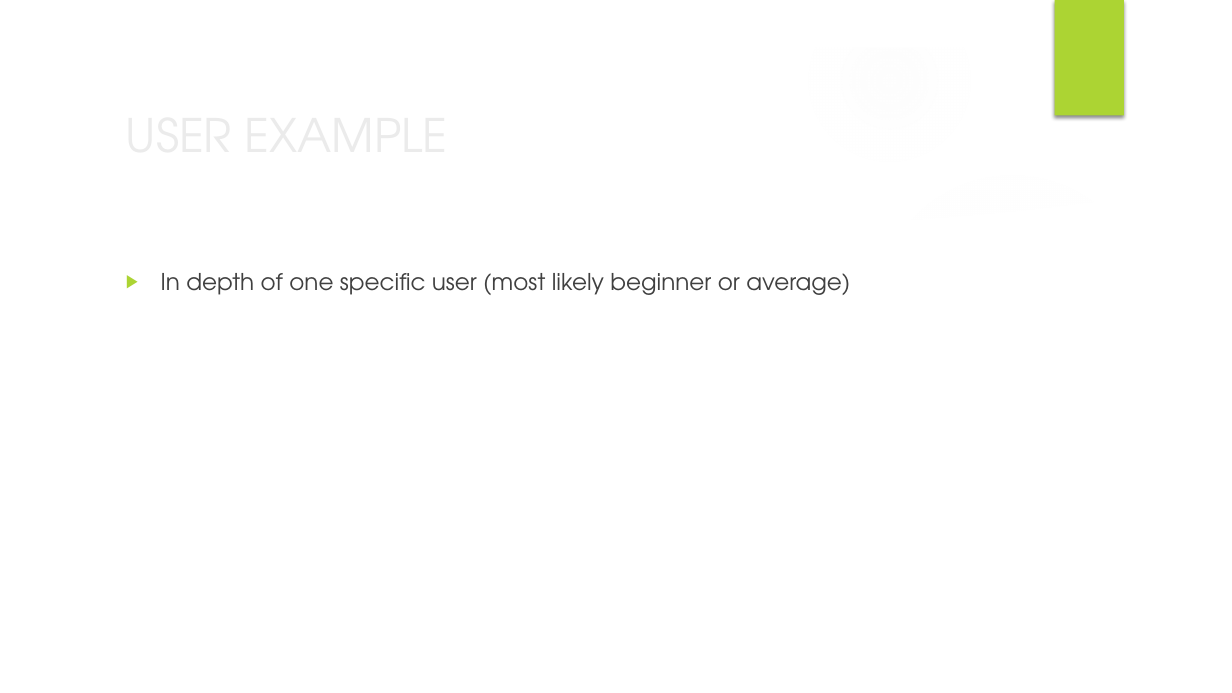
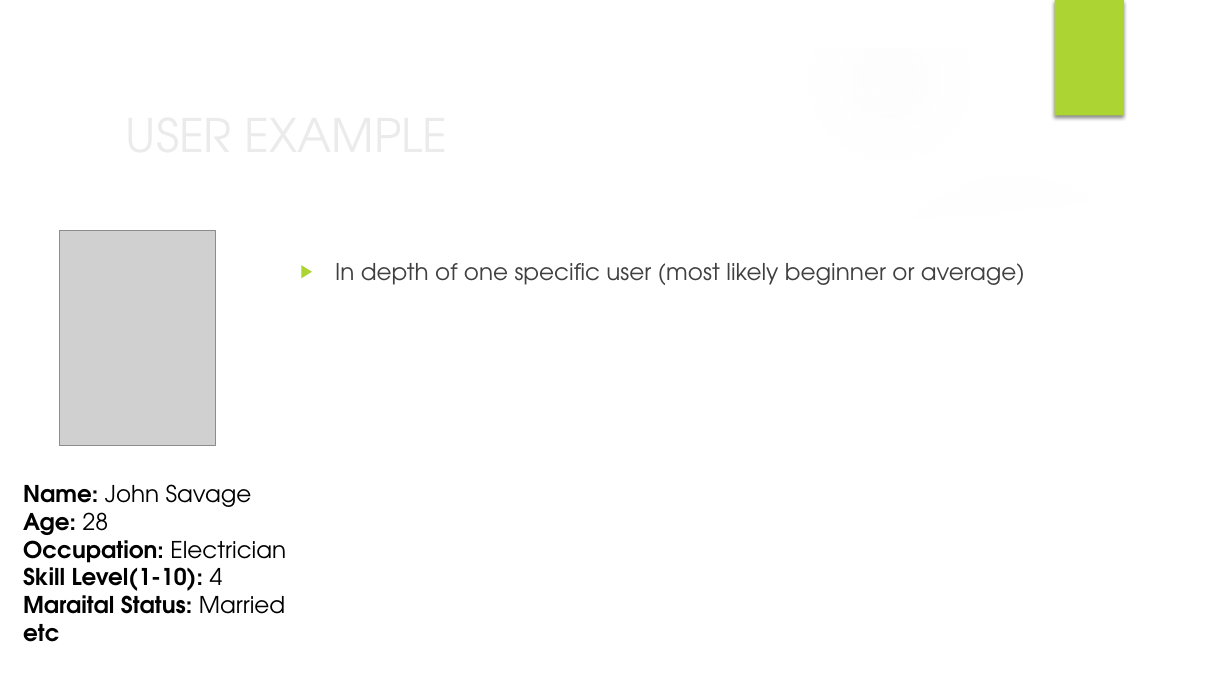
Before and after one commit to MarkByrneDKIT/SetStats, a slide deck: slide 6 of SetStats_lastRelease.pptx (slide 5 before the commit). Drawn at 1232x693 pixels with LibreOffice and Linux fonts; fonts in the diff are those of the drawing; grey boxes stand for pictures; background and template pictures are left out. Boxes give left, top, right and bottom in pixels: in the first picture for what was removed or moved away, otherwise in the second. Text is boxed around its words. In the diff, an @@ line names an element or a change of style, - is before the commit and + after.

Commit message:
Major update
Added system architecture page with details and database page.
Set up page for user profile.
Some details wrote about security.

```diff
--- a/SetStats_lastRelease.pptx
+++ b/SetStats_lastRelease.pptx
@@ picture added at bbox=[60, 230, 216, 445] @@
@@ text "In depth of one specific ...": place and size @@
-text "In depth of one specific ..." at bbox=[161, 273, 850, 295]
+text "In depth of one specific ..." at bbox=[335, 263, 1025, 285]
@@ text added at bbox=[23, 484, 286, 642], 18 pt, text #000000, bold @@
+Name: John Savage
+Age: 28
+Occupation: Electrician
+Skill Level(1-10): 4
+Maraital Status: Married
+etc
```
Also in this commit, not shown: 1 other slide changed, 2 slides added, 1 slide removed.
